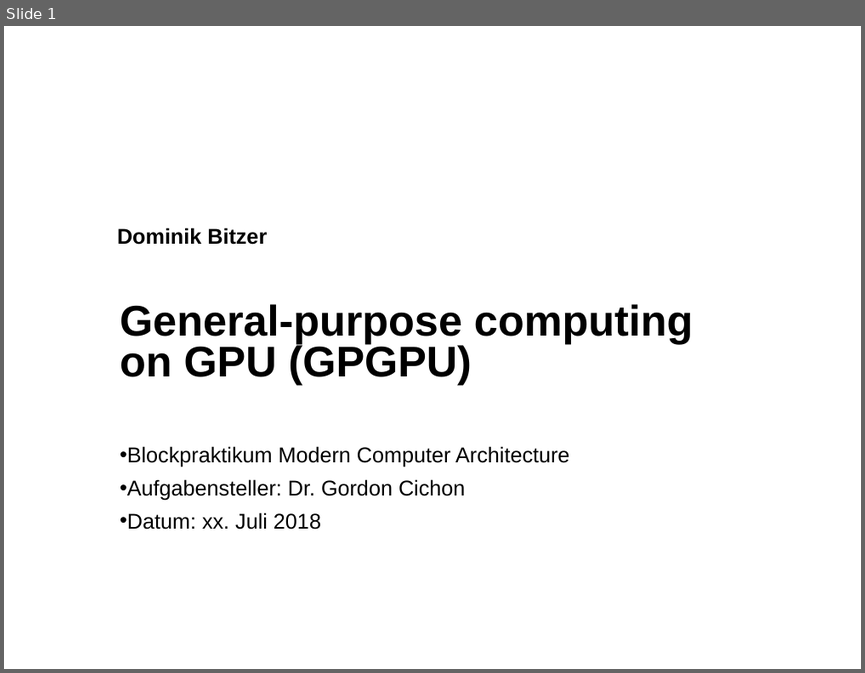
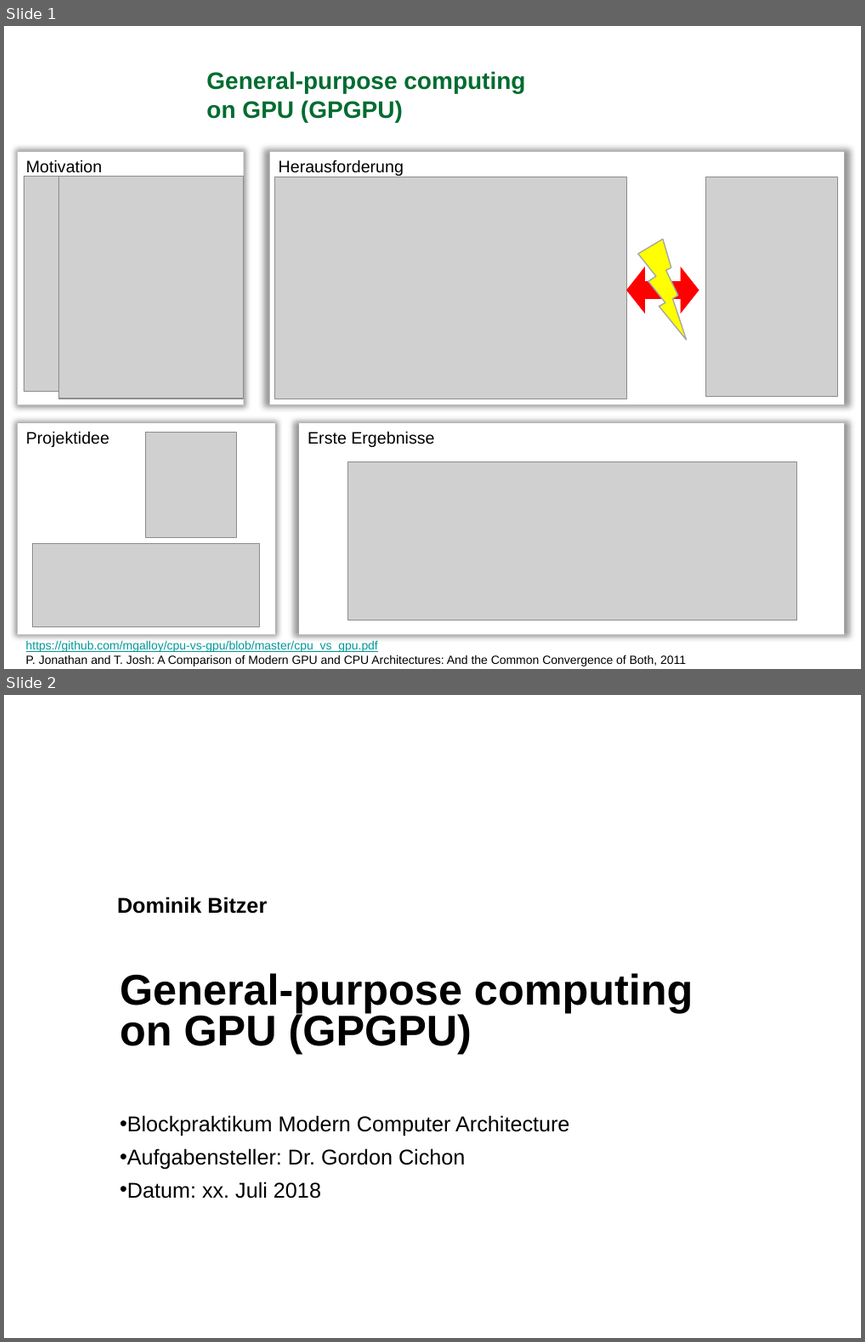
Before and after one commit to DominikBitzer/cuda_project, a slide deck: CUDA_presentation.pptx. Shown one above the other, each under a label of ours: slide 1 before the commit, slides 1 and 2 after it. The pictures are 865x673 and 865x1342 pixels, drawn with LibreOffice and Linux fonts; fonts in the diff are those of the drawing; grey boxes stand for pictures; background and template pictures are left out. Boxes give left, top, right and bottom in pixels: in the first picture for what was removed or moved away, otherwise in the second. Text is boxed around its words. In the diff, an @@ line names an element or a change of style, - is before the commit and + after.

```diff
--- a/CUDA_presentation.pptx
+++ b/CUDA_presentation.pptx
@@ slide 1 added at (4, 26, 861, 669), background picture (left out) @@
@@ title added at (206, 71, 525, 122), 20 pt, text #006C30, bold @@
+General-purpose computing
+on GPU (GPGPU)
@@ rectangle added at (18, 152, 244, 405), fill #FFFFFF, 14 pt, text #000000 @@
+Motivation
@@ rectangle added at (269, 152, 844, 405), fill #FFFFFF, 14 pt, text #000000 @@
+Herausforderung
@@ picture added at (24, 176, 59, 391) @@
@@ picture added at (59, 176, 244, 397) @@
@@ picture added at (275, 176, 626, 397) @@
@@ picture added at (706, 176, 838, 395) @@
@@ lightning bolt added at (628, 236, 698, 340), fill #FFFF00, outline #A6A6A6 1 pt @@
@@ left right arrow added at (626, 267, 698, 314), fill #FF0000 @@
@@ rectangle added at (18, 423, 276, 634), fill #FFFFFF, 14 pt, text #000000 @@
+Projektidee
@@ picture added at (145, 431, 236, 537) @@
@@ rectangle added at (299, 423, 844, 634), fill #FFFFFF, 14 pt, text #000000 @@
+Erste Ergebnisse
@@ picture added at (348, 462, 797, 620) @@
@@ picture added at (33, 543, 260, 627) @@
@@ rectangle added at (4, 616, 861, 669), fill #FFFFFF @@
@@ text added at (26, 641, 686, 666), 10 pt, text #000000 @@
+https://github.com/mgalloy/cpu-vs-gpu/blob/master/cpu_vs_gpu.pdf
+P. Jonathan and T. Josh: A Comparison of Modern GPU and CPU Architectures: And the Common Convergence of Both, 2011
@@ what was slide 1 is now slide 2 @@
```
Also in this commit, not shown: 1 slide changed.
